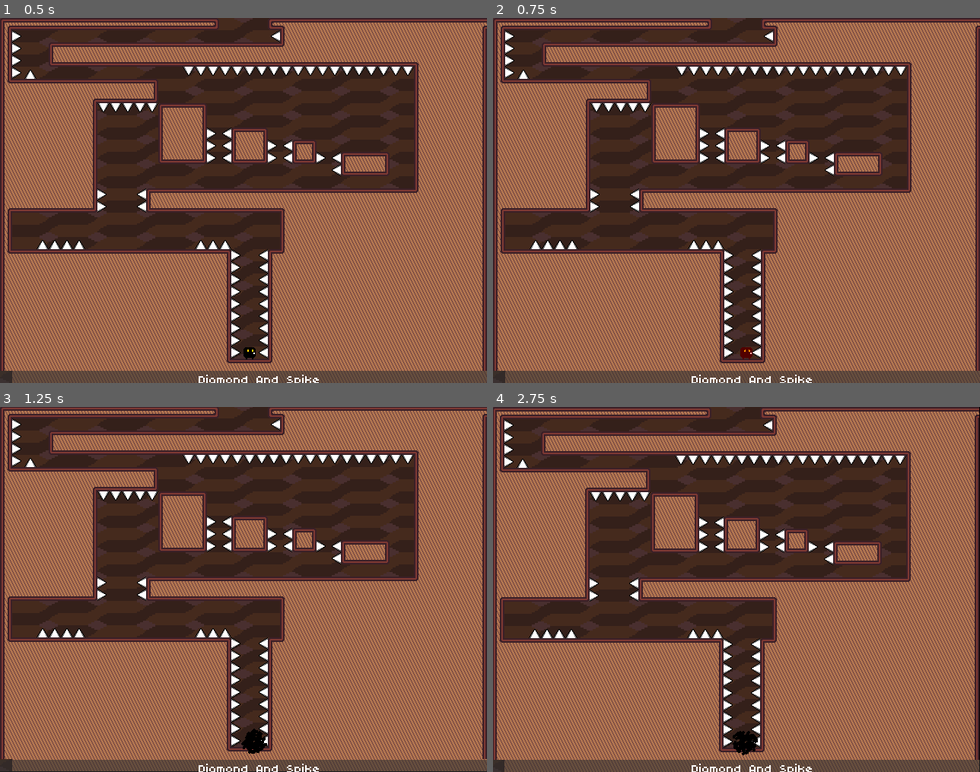
Above: before the commit, frames 1-4 (two rows, left to right).
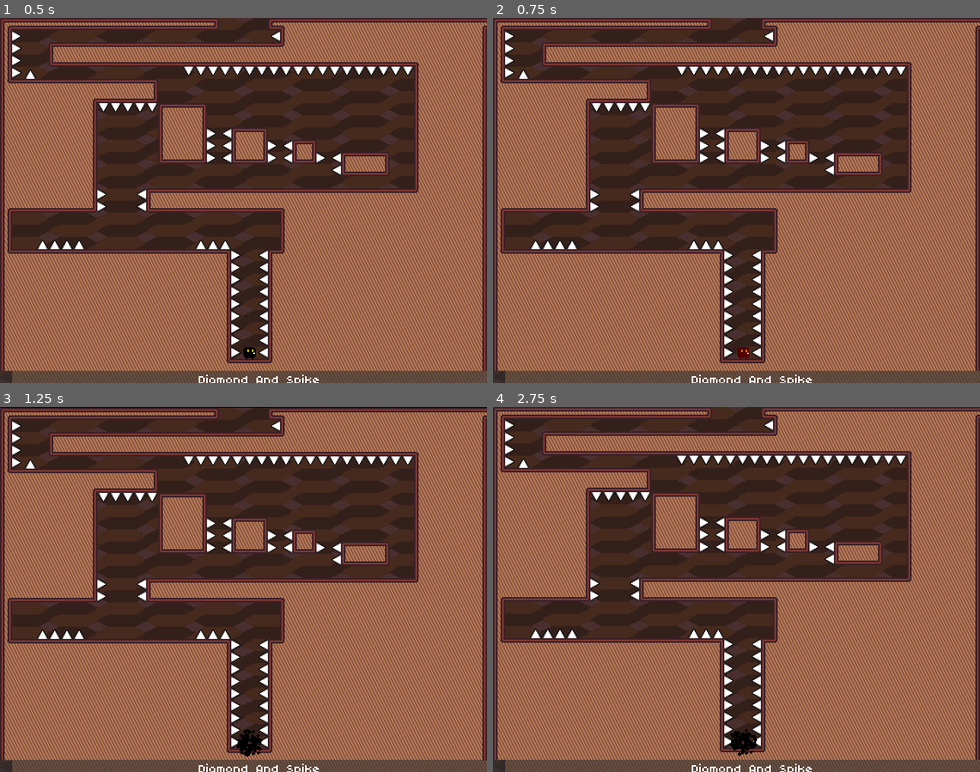
Above: after the commit, the same moments.

Repository: Team-Bunglon/phantom-striker
Game: Godot game, scene res://levels/level10.tscn
Same seed, same stepped clock (60 frames per second), same inputs: the game is played once before the commit and once after it. This scene is started directly instead of the project's main scene.
Inputs:
- Up to frame 1 (0.5 s): no input
- Up to frame 2 (0.75 s): tap Enter at 0.5 s; hold D (move_right) from 0.53 s (still down); hold S (crouch) from 0.53 s (still down)
- Up to frame 3 (1.25 s): keep holding D (move_right); keep holding S (crouch); tap W (jump) at 0.77 s
- Up to frame 4 (2.75 s): release D (move_right) at 1.28 s; release S (crouch) at 1.28 s; hold K (strike_down) 1.28-2.03 s; tap S (crouch) at 1.35 s; tap W (jump) at 1.52 s; tap Space (ui_accept) at 2 s; hold D (move_right) from 2.03 s (still down); hold S (crouch) from 2.03 s (still down)

Frame 1 is identical in both runs. In frame 2, less than 0.1% of the frame differs, in the area x 50-54%, y 90-94%; in frame 3, 38%, in the area x 0-100%, y 0-100%; in frame 4, 34%.
Error before the commit: Invalid operands 'float' and 'Vector2' in operator '+'. (res://objects/player.gd:150)
Error after the commit: Invalid operands 'float' and 'Vector2' in operator '+'. (res://objects/player.gd:153)

Commit message:
Added Destroyable Platform TileMap

Diff:
--- /dev/null
+++ b/assets/sprites/destroyableplatform.tres
@@ -0,0 +1,17 @@
+[gd_resource type="TileSet" load_steps=3 format=3 uid="uid://d2gdcbg6bp0do"]
+
+[ext_resource type="Texture2D" uid="uid://bbpi4o3lhffri" path="res://assets/sprites/destroyables.png" id="1_2lx0i"]
+
+[sub_resource type="TileSetAtlasSource" id="TileSetAtlasSource_7qgqb"]
+texture = ExtResource("1_2lx0i")
+0:0/0 = 0
+0:0/0/physics_layer_0/linear_velocity = Vector2(0, 0)
+0:0/0/physics_layer_0/angular_velocity = 0.0
+0:0/0/physics_layer_0/polygon_0/points = PackedVector2Array(-8, -8, 8, -8, 8, 8, -8, 8)
+1:0/0 = 0
+1:0/0/physics_layer_0/linear_velocity = Vector2(0, 0)
+1:0/0/physics_layer_0/angular_velocity = 0.0
+
+[resource]
+physics_layer_0/collision_layer = 1
+sources/0 = SubResource("TileSetAtlasSource_7qgqb")
--- a/assets/sprites/spikes.tres
+++ b/assets/sprites/spikes.tres
@@ -7,19 +7,19 @@
 0:0/0 = 0
 0:0/0/physics_layer_0/linear_velocity = Vector2(0, 0)
 0:0/0/physics_layer_0/angular_velocity = 0.0
-0:0/0/physics_layer_0/polygon_0/points = PackedVector2Array(0, -4.125, 8, 8, 8, 8, -8, 8)
+0:0/0/physics_layer_0/polygon_0/points = PackedVector2Array(-8, -8, 8, -8, 8, 8, -8, 8)
 1:0/0 = 0
 1:0/0/physics_layer_0/linear_velocity = Vector2(0, 0)
 1:0/0/physics_layer_0/angular_velocity = 0.0
-1:0/0/physics_layer_0/polygon_0/points = PackedVector2Array(-8, -8, 8, -8, 0.125, 3.625, -8, -8)
+1:0/0/physics_layer_0/polygon_0/points = PackedVector2Array(-8, -8, 8, -8, 8, 8, -8, 8)
 2:0/0 = 0
 2:0/0/physics_layer_0/linear_velocity = Vector2(0, 0)
 2:0/0/physics_layer_0/angular_velocity = 0.0
-2:0/0/physics_layer_0/polygon_0/points = PackedVector2Array(-8, -8, -8, 8, 3.75, 0, -8, -8)
+2:0/0/physics_layer_0/polygon_0/points = PackedVector2Array(-8, -8, 8, -8, 8, 8, -8, 8)
 3:0/0 = 0
 3:0/0/physics_layer_0/linear_velocity = Vector2(0, 0)
 3:0/0/physics_layer_0/angular_velocity = 0.0
-3:0/0/physics_layer_0/polygon_0/points = PackedVector2Array(8, 8, 8, -8, -3.75, 0, 8, 8)
+3:0/0/physics_layer_0/polygon_0/points = PackedVector2Array(-8, -8, 8, -8, 8, 8, -8, 8)
 
 [resource]
 physics_layer_0/collision_layer = 9
--- a/levels/level10.tscn
+++ b/levels/level10.tscn
@@ -7,6 +7,7 @@
 [ext_resource type="TileSet" uid="uid://orhoddg6nkpl" path="res://assets/sprites/spikes.tres" id="5_40m2f"]
 [ext_resource type="Script" path="res://levels/level_camera.gd" id="6_eq16t"]
 [ext_resource type="Texture2D" uid="uid://bj18c5gdkp3oh" path="res://assets/aseprite/background_1.png" id="8_17awx"]
+[ext_resource type="PackedScene" uid="uid://dc8xtnlvitx8p" path="res://objects/destroyableplatform.tscn" id="8_oj5j4"]
 
 [sub_resource type="RectangleShape2D" id="RectangleShape2D_dduow"]
 size = Vector2(68, 18)
@@ -71,4 +72,6 @@
 texture = ExtResource("8_17awx")
 metadata/_edit_lock_ = true
 
+[node name="DestroyablePlatform" parent="." instance=ExtResource("8_oj5j4")]
+
 [connection signal="body_entered" from="WinZone" to="." method="_on_win_zone_body_entered"]
--- a/levels/level9.tscn
+++ b/levels/level9.tscn
@@ -7,6 +7,7 @@
 [ext_resource type="TileSet" uid="uid://orhoddg6nkpl" path="res://assets/sprites/spikes.tres" id="5_pnl21"]
 [ext_resource type="Script" path="res://levels/level_camera.gd" id="6_4ecdf"]
 [ext_resource type="Texture2D" uid="uid://bj18c5gdkp3oh" path="res://assets/aseprite/background_1.png" id="7_0047m"]
+[ext_resource type="PackedScene" uid="uid://dc8xtnlvitx8p" path="res://objects/destroyableplatform.tscn" id="8_y8mii"]
 
 [sub_resource type="RectangleShape2D" id="RectangleShape2D_dduow"]
 size = Vector2(50, 18)
@@ -71,4 +72,6 @@
 texture = ExtResource("7_0047m")
 metadata/_edit_lock_ = true
 
+[node name="DestroyablePlatform" parent="." instance=ExtResource("8_y8mii")]
+
 [connection signal="body_entered" from="WinZone" to="." method="_on_win_zone_body_entered"]
--- /dev/null
+++ b/objects/destroyableplatform.gd
@@ -0,0 +1,11 @@
+extends TileMap
+
+
+
+# Function to change the tile texture
+func break_platform(coord):
+	print("Break platform!")
+	set_cell(0, coord, 0, Vector2i(1,0))
+	await(get_tree().create_timer(2.0).timeout)
+	print("Platform regenerated")
+	set_cell(0, coord, 0, Vector2i(0,0))
--- /dev/null
+++ b/objects/destroyableplatform.tscn
@@ -0,0 +1,9 @@
+[gd_scene load_steps=3 format=3 uid="uid://dc8xtnlvitx8p"]
+
+[ext_resource type="TileSet" uid="uid://d2gdcbg6bp0do" path="res://assets/sprites/destroyableplatform.tres" id="1_sydhc"]
+[ext_resource type="Script" path="res://objects/destroyableplatform.gd" id="3_0akio"]
+
+[node name="DestroyablePlatform" type="TileMap"]
+tile_set = ExtResource("1_sydhc")
+format = 2
+script = ExtResource("3_0akio")
--- a/objects/player.gd
+++ b/objects/player.gd
@@ -4,7 +4,7 @@
 @export var strike_particle_length: float = 48	## The length of the strike particle emission spawner. Does NOT affect the target position of any directional RayCast2D.
 @export var looking_left: bool = false			## The character will look left at the start of the level.
 @export var camera_shake: bool = true			## Allow camera shaking upon striking impact or death.
-@export var strikable_tiles: Array = ["TileMap", "SpikeMap"]  ## The tilemap name that the strike raycast will detect upon.
+@export var strikable_tiles: Array = ["TileMap", "SpikeMap", "DestroyablePlatform"]  ## The tilemap name that the strike raycast will detect upon.
 
 @export_category("Max Statistic")			## The maximum state the player can reach
 @export var max_speed:		 float = 300.0	## The maximum speed of the character when manually moving on either X axis.
@@ -80,7 +80,7 @@
 		return
 
 	jump(delta)
-	strike()
+	strike(delta)
 	strike_hold_input()
 	move()
 	move_delay_countdown()
@@ -90,6 +90,7 @@
 	# If the hurtbox detects the spike tile, the character will die.
 	# Maybe this is a better implementation. I may encapsulate this in its own function.
 	var collision = move_and_slide()
+
 	if collision:
 		# Access collision information
 		var collision_info = get_last_slide_collision()
@@ -99,6 +100,8 @@
 			if collider.name == "SpikeMap":
 				# Moved to die() to handle death animation as well
 				die()
+
+
 
 	#move_and_slide()
 	#var collision = move_and_collide(velocity * 1/3 * delta)
@@ -167,14 +170,16 @@
 	coyote_count = 0
 	jump_buffer_count = 0
 
-func strike():
+func strike(delta):
 	var direction_x = Input.get_axis("strike_left", "strike_right")	  # Left is -1, right is +1
 	var direction_y = Input.get_axis("strike_up", "strike_down") * -1 # Down is -1, up is +1
 	var direction_xy = Vector2(direction_x, direction_y) if can_move else Vector2.ZERO
+
 	if not on_strike_delay and can_strike and direction_xy != Vector2.ZERO:
 		if strike_delay_count > 0:
 			strike_delay_count -= 1
 		else:
+			#var collision2 = move_and_collide(delta*velocity)
 			var strike_raycast: RayCast2D = get_node(strike_dir[direction_xy][1])
 			strike_response(direction_xy, strike_raycast)
 			strike_particle_create(strike_raycast)
@@ -185,6 +190,9 @@
 			Audio.play("Strike")
 			$StrikeDelayTimer.start()
 
+
+
+
 func strike_particle_create(raycast: RayCast2D):
 	var strike_particle: Strike = strike_particle_preload.instantiate()
 	strike_particle.set_default_length(strike_particle_length)
@@ -204,6 +212,10 @@
 	if raycast.is_colliding():
 		print(raycast.get_collider().name)
 		if raycast.get_collider().name in strikable_tiles || raycast.get_collider().name.begins_with("BlackDiamond"):
+			var cell = raycast.get_collider()
+			if cell.name == "DestroyablePlatform":
+				var coords = raycast.get_collision_point() - raycast.get_collision_normal()
+				cell.break_platform(cell.local_to_map(coords))
 			if camera_shake: $"../Camera2D".shake(4,12)
 			if direction.x != 0:
 				move_delay_count = move_delay_frame
@@ -226,6 +238,7 @@
 			elif direction.y > 0: # Going Down
 				velocity.y = -jump_velocity * direction.y * 2
 
+
 func strike_hold_input():
 	if not can_strike:
 		if _check_strike_input():
Binary file added: assets/sprites/destroyable.png
Not shown, added: assets/sprites/destroyable.png.import
Binary file added: assets/sprites/destroyables.aseprite
Binary file added: assets/sprites/destroyables.png
Not shown, added: assets/sprites/destroyables.png.import
Binary file added: assets/sprites/destroyed.png
Not shown, added: assets/sprites/destroyed.png.import
Not shown: 1 places in levels/level10.tscn that only renumber resources
Not shown: 1 places in levels/level9.tscn that only renumber resources
